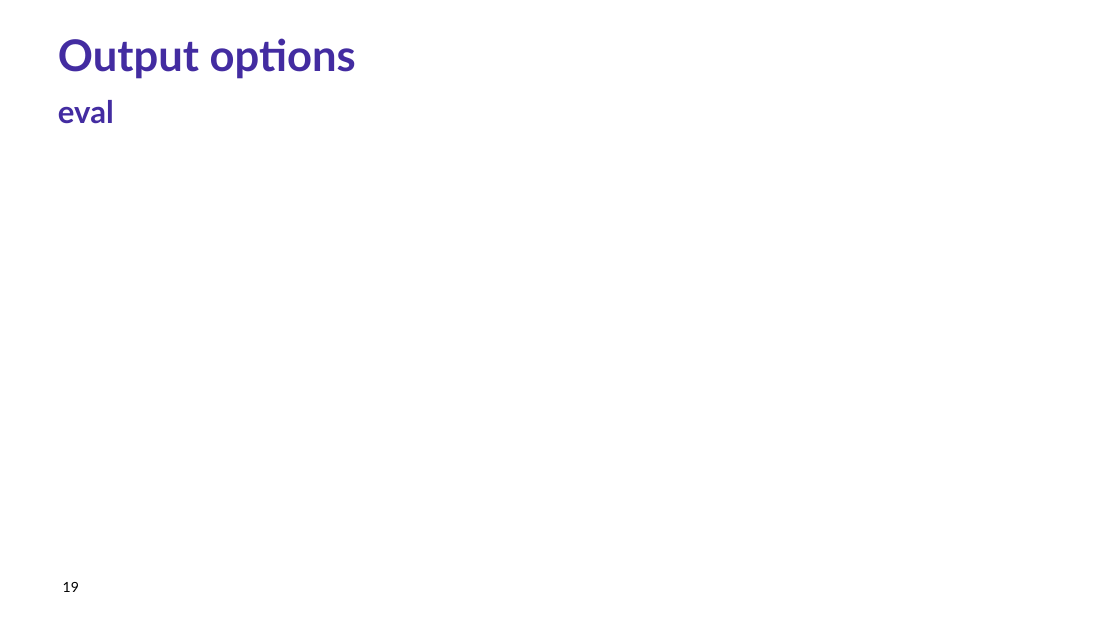
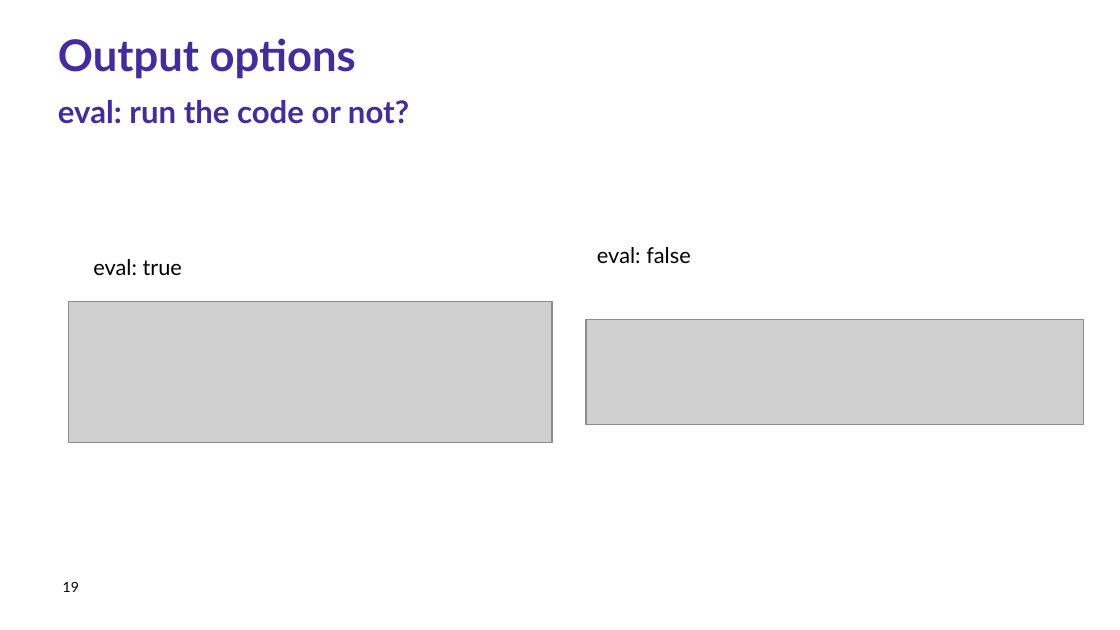
Before and after one commit to Research-IT-Swiss-TPH/quarto-workshop-2026, a slide deck: slide 19 of slides/lecture.pptx. Drawn at 1120x630 pixels with LibreOffice and Linux fonts; fonts in the diff are those of the drawing; grey boxes stand for pictures; background and template pictures are left out. Boxes give left, top, right and bottom in pixels: in the first picture for what was removed or moved away, otherwise in the second. Text is boxed around its words. In the diff, an @@ line names an element or a change of style, - is before the commit and + after.

```diff
--- a/slides/lecture.pptx
+++ b/slides/lecture.pptx
@@ text at [58,100,409,124]: text changed @@
-eval
+eval: run the code or not?
@@ text added at [93,259,182,275], 14 pt, text #000000 @@
+eval: true
@@ text added at [597,247,690,263], 14 pt, text #000000 @@
+eval: false
@@ picture added at [69,301,552,444] @@
@@ picture added at [586,319,1083,424] @@
```
Also in this commit, not shown: 5 other slides changed, 2 slides added.
